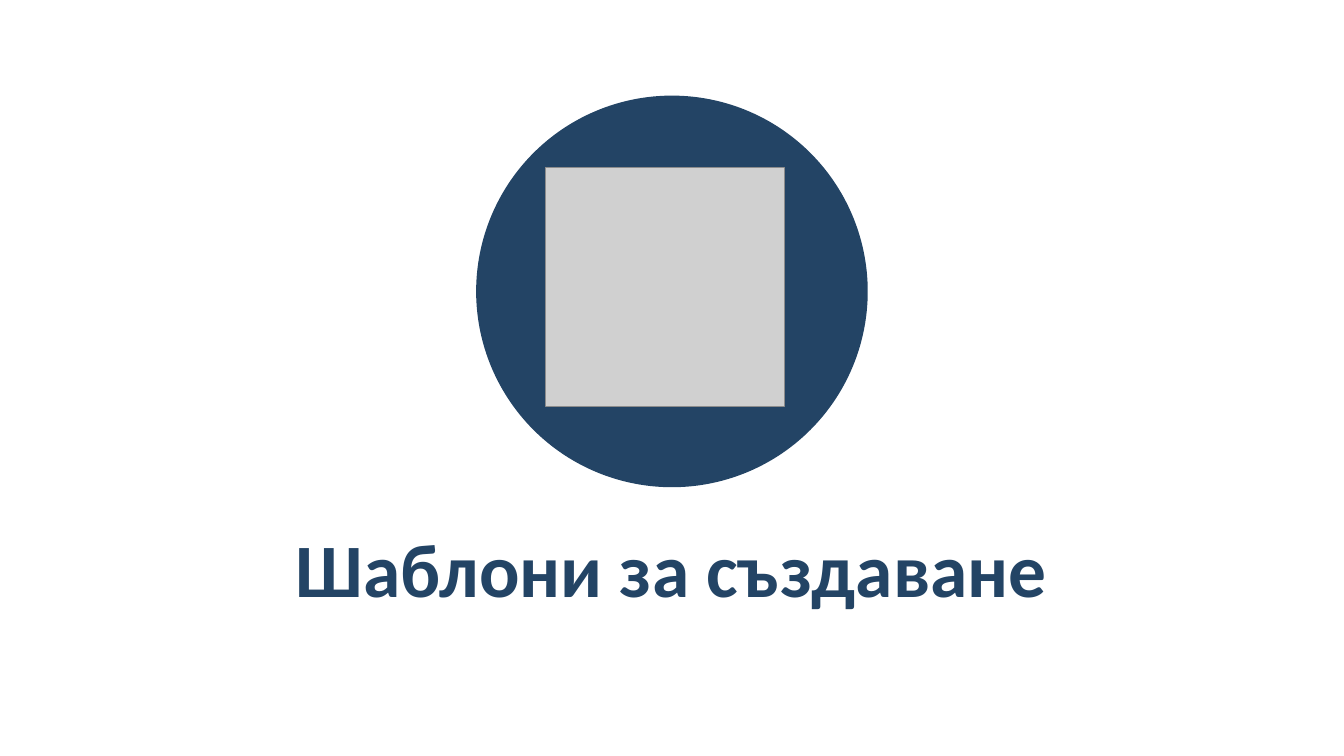
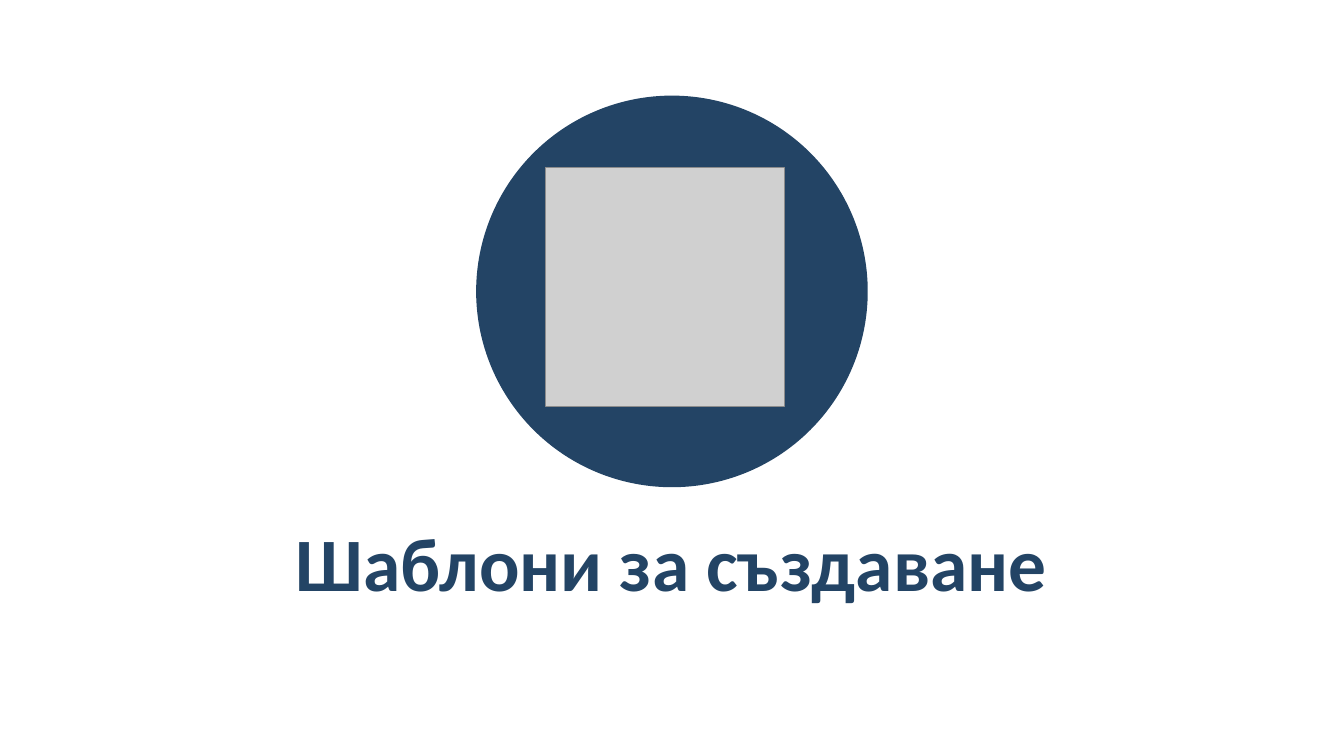
Before and after one commit to BG-IT-Edu/School-Programming, a slide deck: slide 11 of Courses/Software-Sciences/Module-1-OOP/14-Design-Patterns/14-Design-Patterns.pptx. Drawn at 1344x756 pixels with LibreOffice and Linux fonts; fonts in the diff are those of the drawing; grey boxes stand for pictures; background and template pictures are left out. Boxes give left, top, right and bottom in pixels: in the first picture for what was removed or moved away, otherwise in the second. Text is boxed around its words. In the diff, an @@ line names an element or a change of style, - is before the commit and + after.

```diff
--- a/Courses/Software-Sciences/Module-1-OOP/14-Design-Patterns/14-Design-Patterns.pptx
+++ b/Courses/Software-Sciences/Module-1-OOP/14-Design-Patterns/14-Design-Patterns.pptx
@@ title "Шаблони за създаване" moved from (x1=296, y1=545, x2=1046, y2=609) to (x1=296, y1=539, x2=1046, y2=603) @@
```
Also in this commit, not shown: 37 other slides changed, 3 slides added, 3 slides removed, 1 other file.
